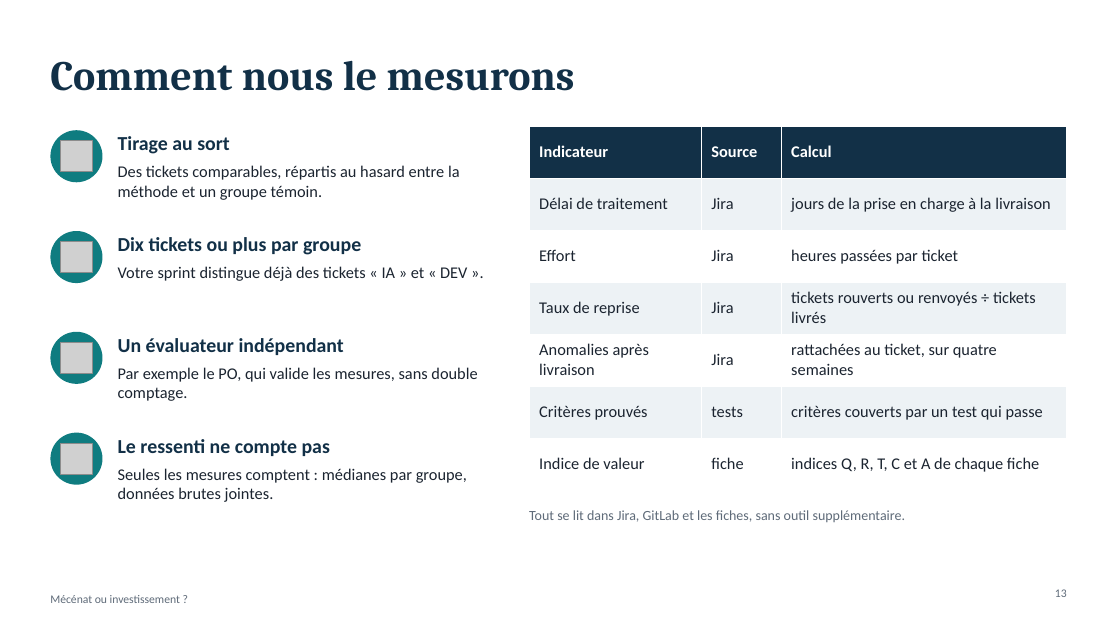
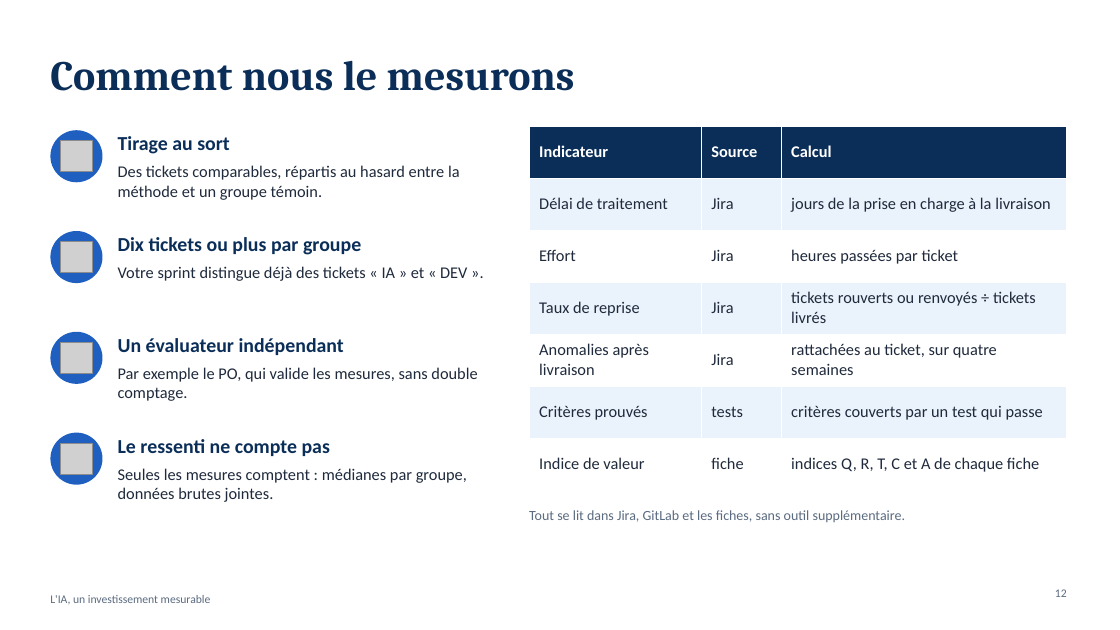
Before and after one commit to FredGarcia/Agent2Prompt, a slide deck: slide 12 of docs/presentation-valeur-ia/presentation-valeur-ia.pptx (slide 13 before the commit). Drawn at 1120x630 pixels with LibreOffice and Linux fonts; fonts in the diff are those of the drawing; grey boxes stand for pictures. Boxes give left, top, right and bottom in pixels: in the first picture for what was removed or moved away, otherwise in the second. Text is boxed around its words. In the diff, an @@ line names an element or a change of style, - is before the commit and + after.

```diff
--- a/docs/presentation-valeur-ia/presentation-valeur-ia.pptx
+++ b/docs/presentation-valeur-ia/presentation-valeur-ia.pptx
@@ table at <box>529,126,1067,476</box> @@
@@ fill #123047 to #0B2E59 in row 1 @@
@@ fill #EDF2F5 to #EAF2FB in 9 cells @@
@@ text colour #1B2430 to #1F2A3C @@
@@ fill #0F7C80 to #1F5FBF in 4 elements at <box>50,130,103,182</box>, <box>50,231,103,283</box>, <box>50,332,103,384</box>, <box>50,433,103,485</box> @@
@@ text colour #123047 to #0B2E59 in 5 elements at <box>50,60,575,91</box>, <box>118,136,230,154</box>, <box>118,237,361,255</box>, <box>118,338,344,355</box>, <box>118,439,330,456</box> @@
@@ text at <box>50,595,211,604</box>: text changed; text colour #5F6B79 to #5B6B80 @@
-Mécénat ou investissement ?
+L'IA, un investissement mesurable
```
Also in this commit, not shown: 15 other slides changed, 1 slide removed, 3 other files.
